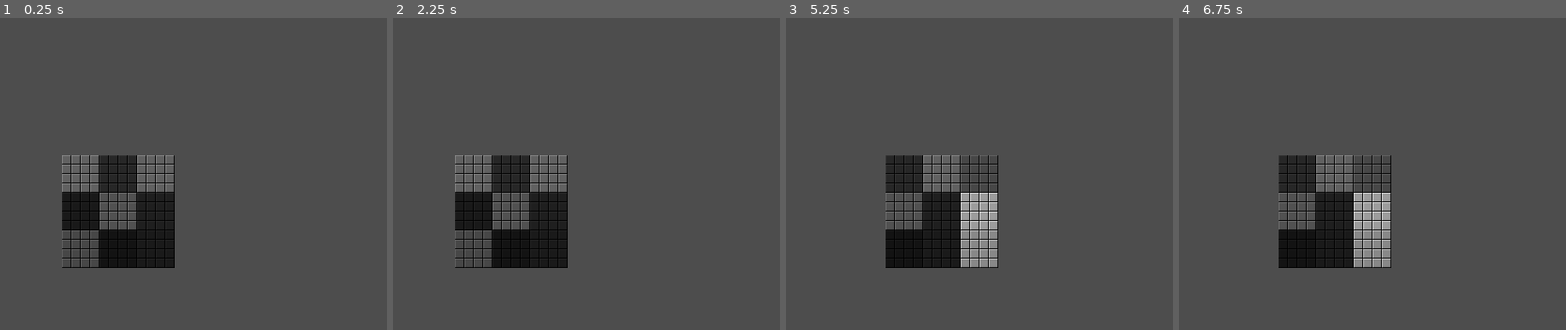
Above: before the commit, frames 1-4 (left to right).
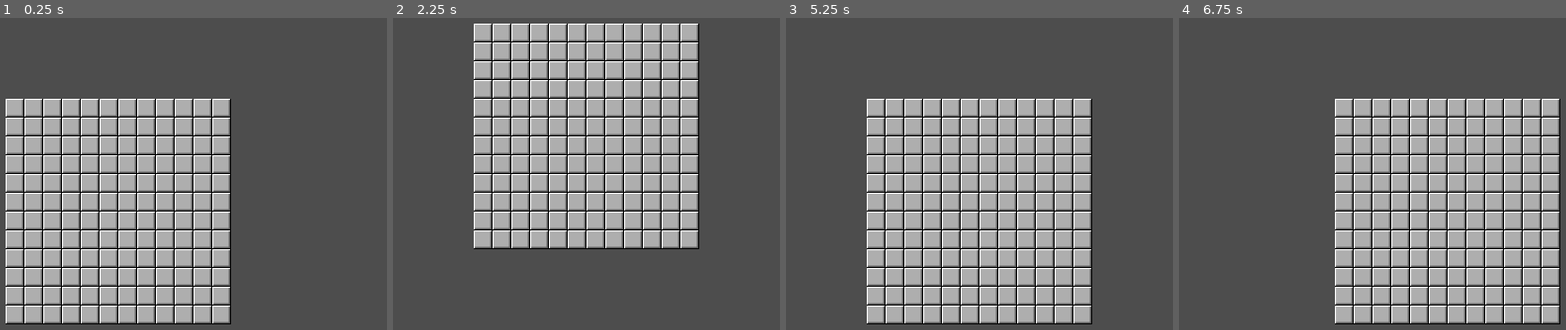
Above: after the commit, the same moments.

Repository: golopogus/overmine_testing
Game: Godot game, scene res://main_scene.tscn
Same seed, same stepped clock (60 frames per second), same inputs: the game is played once before the commit and once after it. The engine's default icon, where the game draws it, is replaced by a stand-in: a white triangle on a blue panel in a dark square.
Inputs (mouse positions are in pixels of both pictures, inside the frame that each line leads up to):
- Up to frame 1 (0.25 s): no input
- Up to frame 2 (2.25 s): tap Enter at 0.5 s; move the mouse to (675, 189) at 0.52 s; press the mouse at (675, 189) at 0.53 s; tap Space (restart) at 1.25, 2 s; move the mouse to (outside the picture) at 1.27 s; release the mouse at (outside the picture) at 1.28 s; click (outside the picture) at 1.35 s; move the mouse to (586, 117) at 2.02 s; press the mouse at (586, 117) at 2.03 s; right-click (586, 117) at 2.1 s
- Up to frame 3 (5.25 s): tap Space (restart) at 2.75, 3.5, 4.25 s; move the mouse to (867, 295) at 2.77 s; release the mouse at (867, 295) at 2.78 s; click (867, 295) at 2.85 s; move the mouse to (1130, 273) at 3.52 s; press the mouse at (1130, 273) at 3.53 s; move the mouse to (outside the picture) at 4.27 s; release the mouse at (outside the picture) at 4.28 s; right-click (outside the picture) at 4.35 s; click (outside the picture) at 4.55 s; move the mouse to (940, 211) at 5.02 s; press the mouse at (940, 211) at 5.03 s
- Up to frame 4 (6.75 s): move the mouse to (1182, 105) at 5.77 s; release the mouse at (1182, 105) at 5.78 s; click (1182, 105) at 5.85 s; move the mouse to (1461, 189) at 6.52 s; press the mouse at (1461, 189) at 6.53 s; right-click (1461, 189) at 6.6 s

The runs differ from the first frame. In frame 1, 38% of the frame differs, in the area x 1-60%, y 25-99%; in frame 2, 40%; in frame 3, 38%; in frame 4, 42%, in the area x 25-99%, y 25-99%.
Error before the commit: Invalid access to property or key '(21.0, -56.0)' on a base object of type 'Dictionary'. (res://main_scene.gd:161)
Error after the commit: Invalid assignment of property or key 'texture' with value of type 'CompressedTexture2D' on a base object of type 'null instance'. (res://main_scene.gd:343)

Commit message:
fixed placement bug

Diff:
--- a/overmine/main_scene.gd
+++ b/overmine/main_scene.gd
@@ -7,7 +7,7 @@
 var num_of_chunks_start = Vector2(4,4)
 var chunk_split
 var initial_chunk_split
-var initial_pos = Vector2(8,8)
+var initial_pos = Vector2()
 var chunk_size = Vector2()
 var x_length
 var y_length
@@ -42,12 +42,13 @@
 #############################################################################
 
 func _ready() -> void:
-
+	Engine.time_scale = 0.01
 	chunk_size.x= chosen_grid_size[0] * 16
 	chunk_size.y= chosen_grid_size[1] * 16
 	initial_chunk_split = -floor(num_of_chunks_start/2)
 	chunk_split = -floor(num_of_chunks/2)
 	$Camera2D.position = chunk_size/2
+	#$tester.position = Vector2(-64.0, -64.0)
 	place_chunk_loc()
 	place_tile_loc(chunk_split, num_of_chunks)
 	#place_tile_loc(initial_chunk_split, num_of_chunks_start)
@@ -68,6 +69,7 @@
 
 	nearest_chunk_pos.x = floor(get_global_mouse_position().x/chunk_size.x) * chunk_size.x + initial_chunk_pos.x
 	nearest_chunk_pos.y = floor(get_global_mouse_position().y/chunk_size.y) * chunk_size.y + initial_chunk_pos.y
+	#print(get_global_mouse_position())
 
 	if start == true:
 		for i in current_neighbors:
@@ -85,6 +87,7 @@
 	var start_pos = Vector2()
 	start_pos.x = chunk_size.x * chunk_split.x
 	start_pos.y = chunk_size.y * chunk_split.y
+	#print(start_pos)
 	var chunk_position = Vector2()
 
 	for x in num_of_chunks.x:
@@ -102,7 +105,7 @@
 	var start_pos = Vector2()
 	start_pos.x = initial_pos.x + chunk_size.x * split.x
 	start_pos.y = initial_pos.y + chunk_size.y * split.y
-
+	#print(start_pos)
 	lower_bounds = start_pos
 	upper_bounds = start_pos + Vector2(chunk_size.x * chunks.x, chunk_size.y * chunks.y)
 
@@ -113,9 +116,13 @@
 	x_length = $sprites/hidden.texture.get_width()
 	y_length = $sprites/hidden.texture.get_height()
 	midpoint = Vector2(x_length/2,y_length/2)
+	var check = []
 
 	var neighbors = []
 	var tile_pos = Vector2()
+	var x_count = 0
+	var x_p = []
+	var y_p = []
 	for x in x_tiles:
 		for y in y_tiles:
 			tile_pos = Vector2(start_pos.x + x_length * x, start_pos.y + y_length * y )
@@ -123,30 +130,32 @@
 				unused_pos.append(tile_pos)
 				neighbors = create_neighbors(tile_pos,x_length,y_length)
 				tile_dict[tile_pos] = ['none', 'unknown', 0, true, neighbors]
-
-	print('x')
+				#check.append(tile_pos)
+				#print(int(x) % 64)
 
 
 	draw_chunk(initial_chunk_pos)
 	randomize_mine_placement(x_tiles, y_tiles)
-
+	#for i in check:
+		#print(i)
 #############################################################################
 #############################################################################
 #############################################################################
 
 func randomize_mine_placement(x,y):
 	#var total_tiles = x * y
-	var tiles_per_chunk = chosen_grid_size[0] * chosen_grid_size[1]
+	#var tiles_per_chunk = chosen_grid_size[0] * chosen_grid_size[1]
 	var unused_tile_pos_x = []
 	var unused_tile_pos_y = []
 
-	for i in tiles_per_chunk:
-		unused_tile_pos_x.append(i)
-		unused_tile_pos_y.append(i)
-
-	print($chunks.get_children())
 	for chunk in $chunks.get_children():
+
+		for i in chosen_grid_size[0]:
+			unused_tile_pos_x.append(i)
+		for i in chosen_grid_size[1]:
+			unused_tile_pos_y.append(i)
 		if chunk_dict[chunk.position][2] == false:
+
 			for mine in number_of_mines_per_chunk:
 
 				var rand_tile_pos = Vector2()
@@ -157,9 +166,9 @@
 				unused_tile_pos_y.erase(rand_tile_pos.y)
 				unused_pos.erase(rand_tile_pos)
 
-				var global_mine_pos = rand_tile_pos + initial_pos + chunk.position
+				var global_mine_pos = (rand_tile_pos * 16) + initial_pos + chunk.position
 				tile_dict[global_mine_pos][1] = 'mine'
-				print(tile_dict[global_mine_pos][0])
+				#print(tile_dict[global_mine_pos][0])
 
 				for neighbor in tile_dict[global_mine_pos][4]:
 					tile_dict[neighbor][1] = 'warning'
@@ -178,34 +187,40 @@
 	var to_draw = []
 	dont_erase.append(pos)
 	delete_chunk(dont_erase)
-
+	var chunk_count = 0
 	for i in dont_erase:
 		if chunk_dict.has(i):
 			if chunk_dict[i][1] == false:
 				to_draw.append(i)
-
+	var check = []
 	for i in to_draw:
 		var chunk = chunk_load.instantiate()
-		var r = randf()
+		#var r = randf()
 		$chunks.add_child(chunk)
 		chunk_dict[i][0] = chunk.name
 		chunk_dict[i][1] = true
 		chunk.position = i
-		chunk.modulate = Color(r,r,r)
+		#chunk.modulate = Color(r,r,r)
 
 		for x in chosen_grid_size[0]:
 			for y in chosen_grid_size[1]:
 				var tile = tile_load.instantiate()
 				var path_2_node = 'chunks/' + chunk_dict[i][0]
 				get_node(path_2_node).add_child(tile)
-				tile.position = Vector2(x,y) * 16 + initial_pos
-				tile_dict[tile.position][0] = tile.name
+				var poo = Vector2(x,y) * 16 + initial_pos + i
+				tile.global_position = poo
+				tile_dict[poo][0] = tile.name
 				#print(tile_dict[tile.position][0])
-				var new_texture = get_node("sprites/hidden").texture
+				#if int(tile.position.x) % 64 == 0 and int(tile.position.y) % 64 == 0:
+				#check.append(tile.position)
+				var new_texture = $sprites/hidden.texture
+				#print(new_texture)
 				tile.texture = new_texture
 				tile_name_conv += 1
-
-
+		chunk_count += 1
+
+	#for i in check:
+		#print(i)
 #############################################################################
 #############################################################################
 #############################################################################
@@ -243,11 +258,12 @@
 
 				nearest_chunk_pos.x = floor(nearest_tile_pos.x/chunk_size.x) * chunk_size.x + initial_chunk_pos.x
 				nearest_chunk_pos.y = floor(nearest_tile_pos.y/chunk_size.y) * chunk_size.y + initial_chunk_pos.y
-
-				print(mouse_pos)
-				print(nearest_tile_pos)
-				var vj = 'chunks/' +  chunk_dict[nearest_chunk_pos][0]
-				print(tile_dict[nearest_tile_pos][0])
+#
+				initiate_board(nearest_tile_pos)
+				#print(mouse_pos)
+				#print(nearest_tile_pos)
+				#var vj = 'chunks/' +  chunk_dict[nearest_chunk_pos][0] + '/' + tile_dict[nearest_tile_pos][0]
+				#print(get_node(vj).texture)
 
 			else:
 				clicked(nearest_tile_pos)
--- a/overmine/main_scene.tscn
+++ b/overmine/main_scene.tscn
@@ -23,6 +23,7 @@
 [node name="tiles" type="Node2D" parent="."]
 
 [node name="Camera2D" type="Camera2D" parent="."]
+zoom = Vector2(2, 2)
 
 [node name="sprites" type="Node2D" parent="."]
 
@@ -49,10 +50,6 @@
 [node name="hover" type="Sprite2D" parent="sprites"]
 visible = false
 texture = ExtResource("7_84odl")
-
-[node name="press" type="Sprite2D" parent="sprites"]
-visible = false
-texture = ExtResource("8_ak604")
 
 [node name="1" type="Sprite2D" parent="sprites"]
 visible = false
@@ -86,4 +83,8 @@
 visible = false
 texture = ExtResource("16_ijoax")
 
+[node name="press" type="Sprite2D" parent="sprites"]
+visible = false
+texture = ExtResource("8_ak604")
+
 [node name="chunks" type="Node2D" parent="."]
--- a/overmine/tile.tscn
+++ b/overmine/tile.tscn
@@ -1,6 +1,7 @@
 [gd_scene load_steps=2 format=3 uid="uid://smxg2n7ampru"]
 
-[ext_resource type="Texture2D" uid="uid://dy3f53qvlgyy8" path="res://icon.svg" id="1_n3f48"]
+[ext_resource type="Texture2D" uid="uid://d2ghqr7m6flod" path="res://pics/warningEight.png" id="1_n3f48"]
 
 [node name="tile" type="Sprite2D"]
 texture = ExtResource("1_n3f48")
+centered = false
